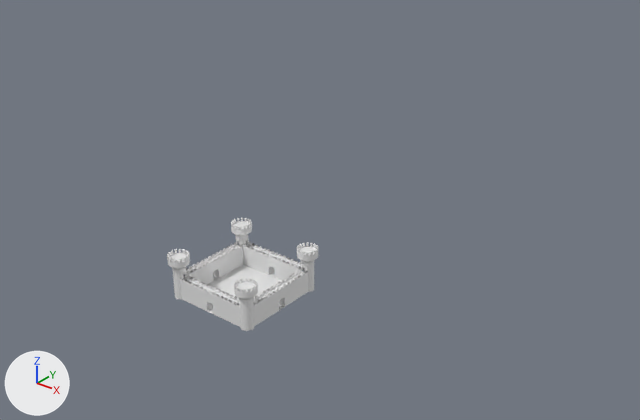
Renders of the FBX model Assets/Prefabs/Zamek/zamek.fbx from each side of a commit.
Before and after are seen from a camera (50 mm lens) standing at (241.0, -227.0, 207.0) and looking at (2.0, 71.0, 22.0). Every picture has the same lights, and +X, +Y and +Z are marked at lower left.

Script lines for the objects in view, before the commit:
```python
ob_mur = bpy.data.objects.new('mur', me_plane_000)
ob_mur.location = (0.0, 0.0, 0.0)
ob_mur.scale = (20.0, 2.0, 1.0)
ob_mur_001 = bpy.data.objects.new('mur.001', me_plane_001)
ob_mur_001.location = (0.0, 40.0, 0.0)
ob_mur_001.scale = (20.0, 2.0, 1.0)
ob_mur_002 = bpy.data.objects.new('mur.002', me_plane_006)
ob_mur_002.location = (20.0, 20.0, 0.0)
ob_mur_002.rotation_euler = (0.0, 0.0, 1.571)  # degrees (0, 0, 90)
ob_mur_002.scale = (20.0, 2.0, 1.0)
ob_mur_003 = bpy.data.objects.new('mur.003', me_plane_002)
ob_mur_003.location = (-20.0, 20.0, 0.0)
ob_mur_003.rotation_euler = (0.0, 0.0, 1.571)  # degrees (0, 0, 90)
ob_mur_003.scale = (20.0, 2.0, 1.0)
ob_powierzchnia = bpy.data.objects.new('powierzchnia', me_plane_005)
ob_powierzchnia.location = (0.0, 20.0, 0.0)
ob_powierzchnia.scale = (22.0, 22.0, 1.0)
ob_wieza1 = bpy.data.objects.new('wieza1', me_circle)
ob_wieza1.location = (20.0, 0.0, 0.0)
ob_wieza1.scale = (3.0, 3.0, 1.0)
ob_wieza2 = bpy.data.objects.new('wieza2', me_circle_001)
ob_wieza2.location = (-20.0, 0.0, 0.0)
ob_wieza2.rotation_euler = (0.0, 0.0, -1.571)  # degrees (0, 0, -90)
ob_wieza2.scale = (3.0, 3.0, 1.0)
ob_wieza3 = bpy.data.objects.new('wieza3', me_circle_002)
ob_wieza3.location = (20.0, 40.0, 0.0)
ob_wieza3.rotation_euler = (0.0, 0.0, 1.571)  # degrees (0, 0, 90)
ob_wieza3.scale = (3.0, 3.0, 1.0)
ob_wieza4 = bpy.data.objects.new('wieza4', me_circle_003)
ob_wieza4.location = (-20.0, 40.0, 0.0)
ob_wieza4.rotation_euler = (0.0, 0.0, -3.142)  # degrees (0, 0, -180)
ob_wieza4.scale = (3.0, 3.0, 1.0)
```
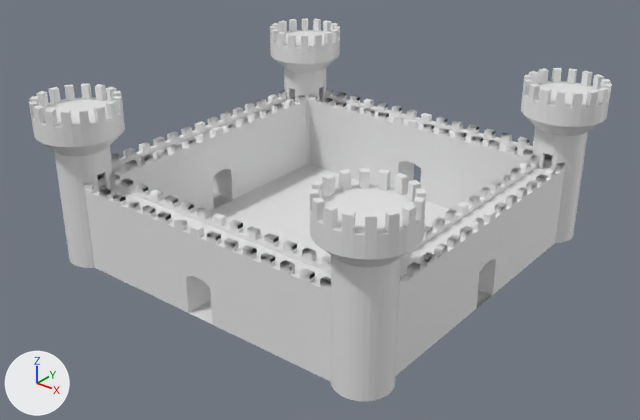
Commit message: Wiekszy zamek

What differs and where, as boxes [x1, y1, x2, y2] in the pictures (640 x 420 px):
'mur', rescaled (307% wider, 289% taller)
    before: [180, 274, 240, 327]
    after: [84, 173, 331, 382]
'mur.002', moved, rescaled
    before: [254, 269, 308, 326]
    after: [396, 155, 565, 375]
'wieza1', moved, rescaled (368% wider, 333% taller)
    before: [234, 278, 258, 331]
    after: [310, 168, 426, 401]
'mur.001', moved, rescaled (289% wider, 210% taller)
    before: [243, 241, 305, 280]
    after: [309, 88, 553, 211]
'mur.003', moved, rescaled (244% wider, 184% taller)
    before: [183, 241, 243, 284]
    after: [97, 88, 306, 212]
'wieza2', moved, rescaled (304% wider, 263% taller)
    before: [167, 249, 190, 299]
    after: [29, 84, 125, 268]
'wieza3', moved, rescaled (318% wider, 245% taller)
    before: [297, 242, 318, 292]
    after: [521, 68, 612, 243]
'powierzchnia', moved, rescaled
    before: [207, 265, 284, 314]
    after: [189, 165, 491, 324]
'wieza4', moved, rescaled (223% wider, 206% taller)
    before: [231, 218, 252, 265]
    after: [270, 19, 340, 165]

What changed in the scene script:
```text
Change ob_wieza4:
    ob_wieza4.location: (-20.0, 40.0, 0.0) -> (-80.0, 160.0, 0.0)
    ob_wieza4.scale: (3.0, 3.0, 1.0) -> (12.4, 12.4, 3.79)
Change ob_mur_001:
    ob_mur_001.location: (0.0, 40.0, 0.0) -> (0.0, 160.0, 0.0)
    ob_mur_001.scale: (20.0, 2.0, 1.0) -> (80.0, 8.0, 4.0)
Change ob_powierzchnia:
    ob_powierzchnia.location: (0.0, 20.0, 0.0) -> (0.0, 80.0, 0.0)
    ob_powierzchnia.scale: (22.0, 22.0, 1.0) -> (88.0, 88.0, 1.0)
Change ob_mur_003:
    ob_mur_003.location: (-20.0, 20.0, 0.0) -> (-80.0, 80.0, 0.0)
    ob_mur_003.scale: (20.0, 2.0, 1.0) -> (80.0, 8.0, 4.0)
Change ob_wieza1:
    ob_wieza1.location: (20.0, 0.0, 0.0) -> (80.0, 0.0, 0.0)
    ob_wieza1.scale: (3.0, 3.0, 1.0) -> (12.4, 12.4, 3.79)
Change ob_mur_002:
    ob_mur_002.location: (20.0, 20.0, 0.0) -> (80.0, 80.0, 0.0)
    ob_mur_002.scale: (20.0, 2.0, 1.0) -> (80.0, 8.0, 4.0)
Change ob_wieza2:
    ob_wieza2.location: (-20.0, 0.0, 0.0) -> (-80.0, 0.0, 0.0)
    ob_wieza2.scale: (3.0, 3.0, 1.0) -> (12.4, 12.4, 3.79)
Change ob_mur:
    ob_mur.scale: (20.0, 2.0, 1.0) -> (80.0, 8.0, 4.0)
Change ob_wieza3:
    ob_wieza3.location: (20.0, 40.0, 0.0) -> (80.0, 160.0, 0.0)
    ob_wieza3.scale: (3.0, 3.0, 1.0) -> (12.4, 12.4, 3.79)
```
